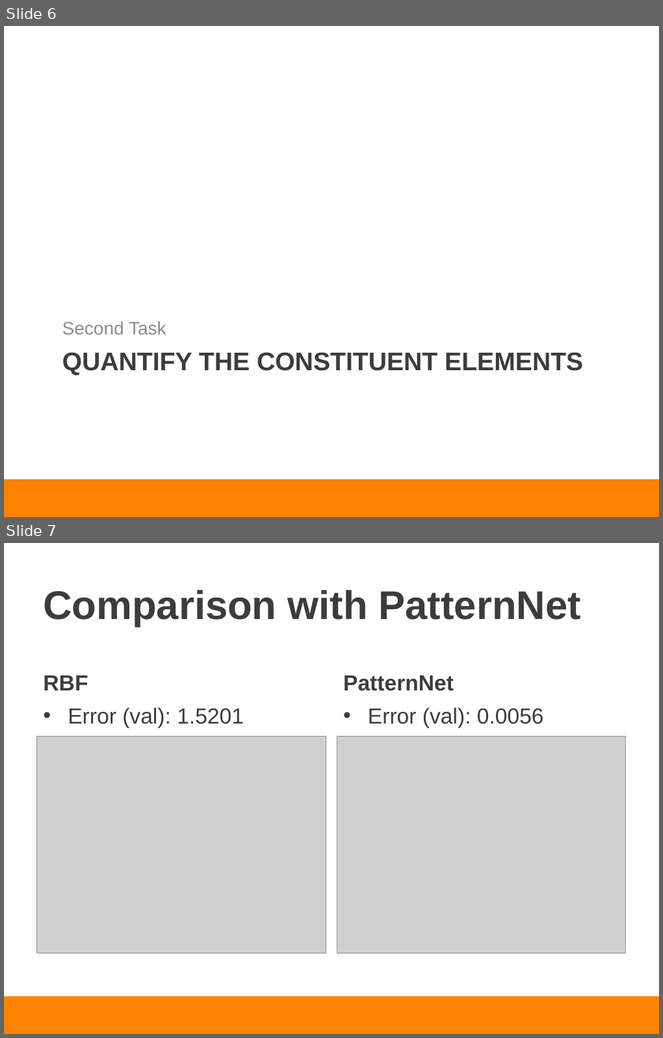
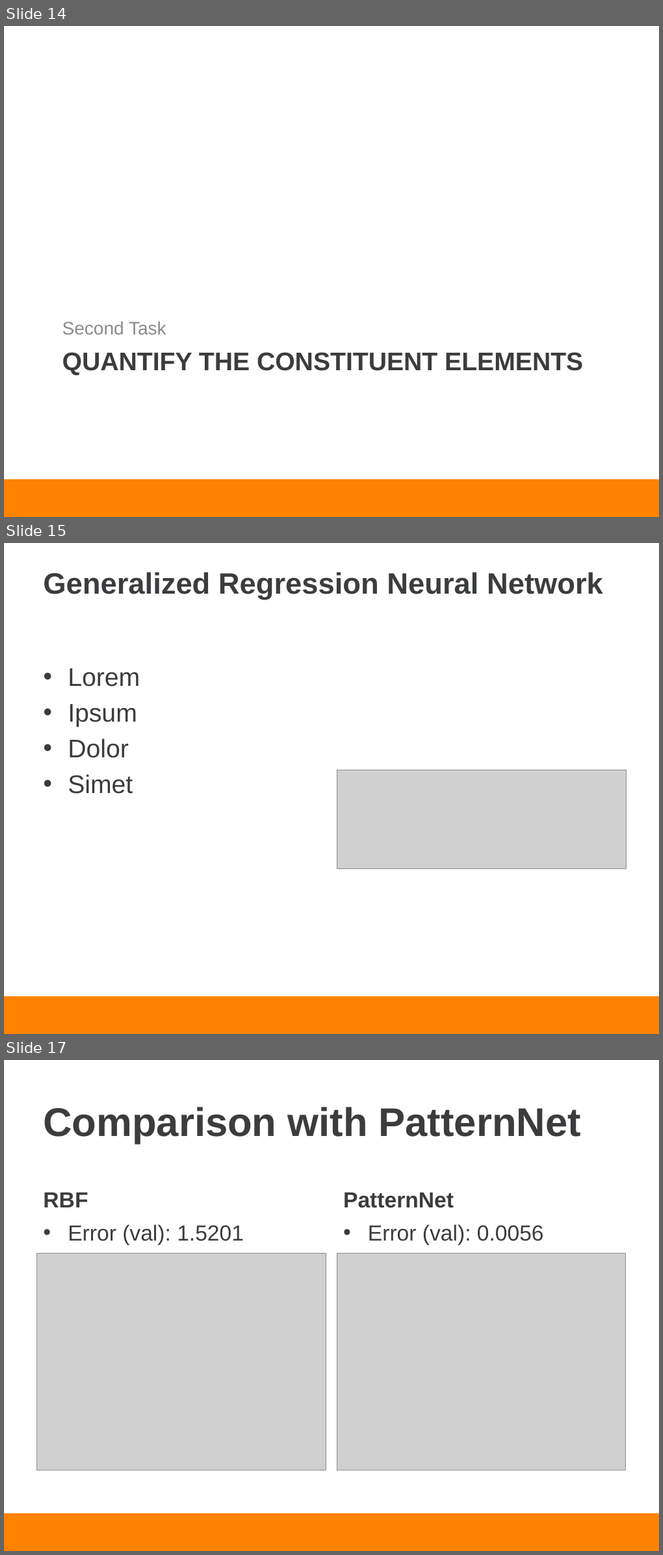
Before and after one commit to piovere/nucnotes, a slide deck: ne697neuralnetworks/project/presentation.pptx. Shown one above the other, each under a label of ours: slides 6 and 7 before the commit, slides 14, 15 and 17 after it; the slides between them are not shown. The pictures are 663x1038 and 663x1555 pixels, drawn with LibreOffice and Linux fonts; fonts in the diff are those of the drawing; grey boxes stand for pictures; background and template pictures are left out. Boxes give left, top, right and bottom in pixels: in the first picture for what was removed or moved away, otherwise in the second. Text is boxed around its words. In the diff, an @@ line names an element or a change of style, - is before the commit and + after.

```diff
--- a/ne697neuralnetworks/project/presentation.pptx
+++ b/ne697neuralnetworks/project/presentation.pptx
@@ slide 15 added at [4,543,659,1034], background #FFFFFF; not listed: 1 template element that a slide beside it also shows @@
@@ title added at [43,572,603,600], 32.4 pt, text #3B3C3E, bold @@
+Generalized Regression Neural Network
@@ text added at [68,668,140,794], 28 pt, text #3B3C3E @@
+• Lorem
+• Ipsum
+• Dolor
+• Simet
@@ picture added at [337,771,627,869] @@
@@ what was slide 6 is now slide 14 @@
@@ what was slide 7 is now slide 17 @@
```
Also in this commit, not shown: 1 slide changed, 9 other slides added.
